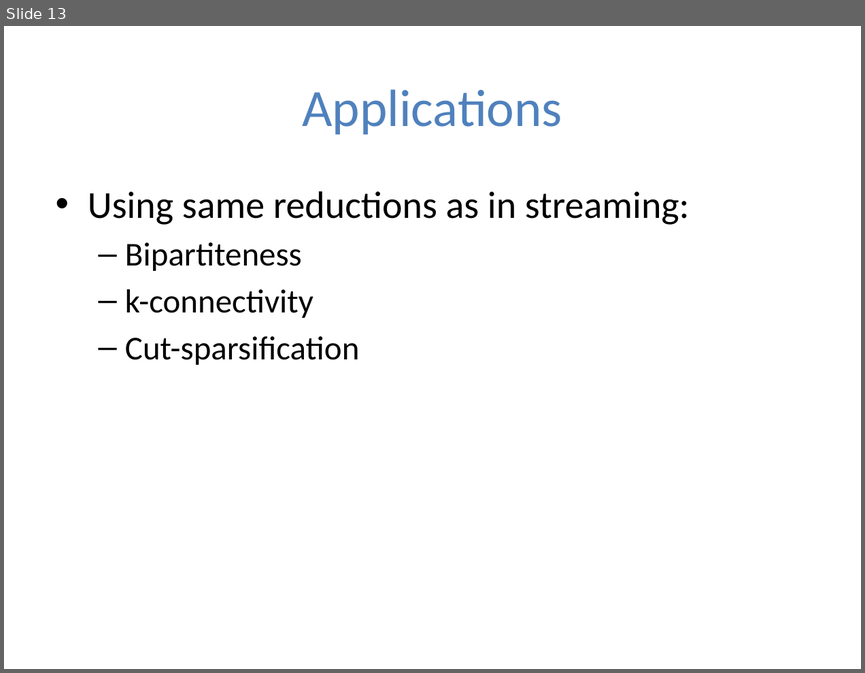
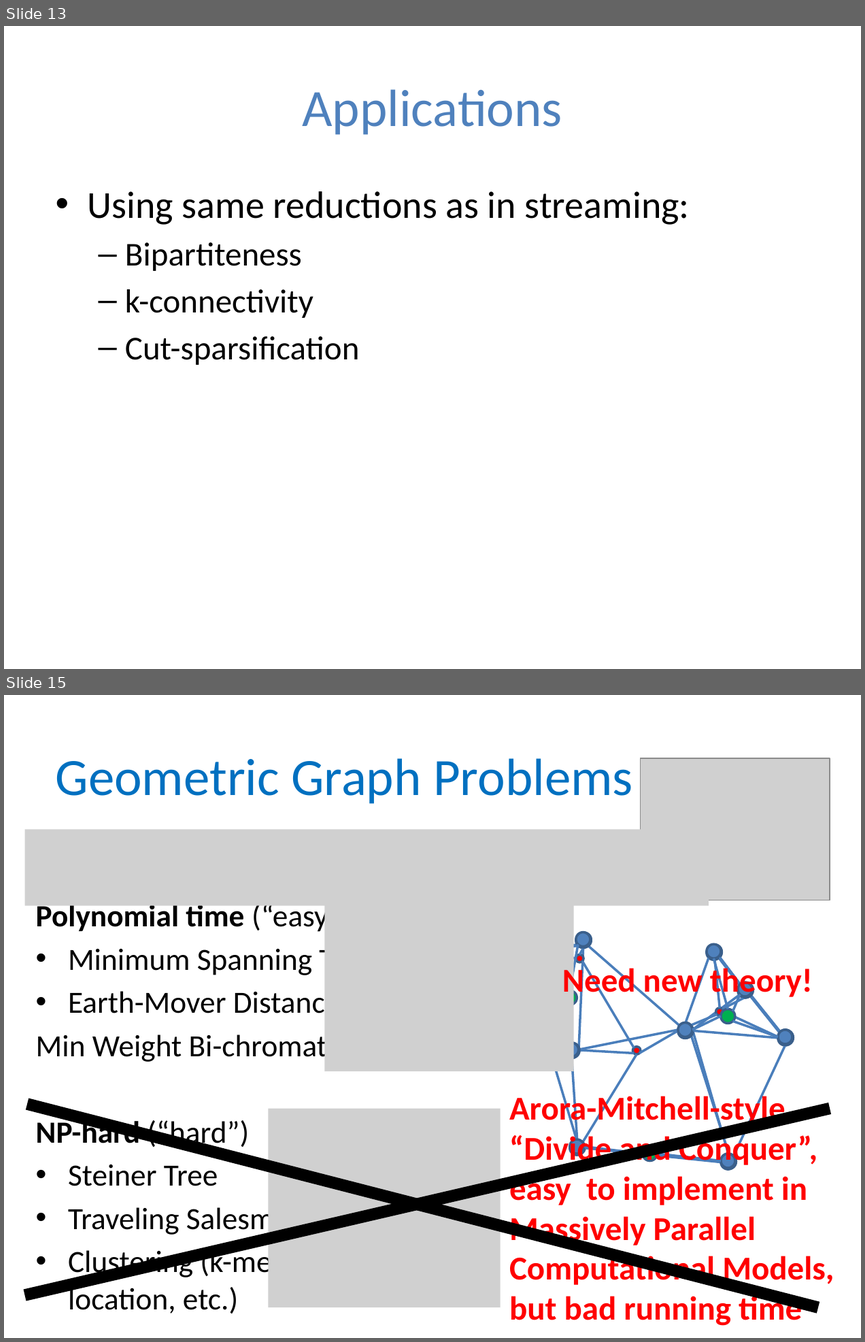
Before and after one commit to gyaroslavtsev/gyaroslavtsev.github.io, a slide deck: big-data/lecture10.pptx. Shown one above the other, each under a label of ours: slide 13 before the commit, slides 13 and 15 after it; the slides between them are not shown. The pictures are 865x673 and 865x1342 pixels, drawn with LibreOffice and Linux fonts; fonts in the diff are those of the drawing; grey boxes stand for pictures. Boxes give left, top, right and bottom in pixels: in the first picture for what was removed or moved away, otherwise in the second. Text is boxed around its words. In the diff, an @@ line names an element or a change of style, - is before the commit and + after.

```diff
--- a/big-data/lecture10.pptx
+++ b/big-data/lecture10.pptx
@@ slide 15 added at [4, 695, 861, 1338], background #FFFFFF @@
@@ title added at [56, 758, 633, 804], 44 pt, text #0070C0 @@
+Geometric Graph Problems
@@ picture added at [640, 758, 830, 900] @@
@@ picture added at [24, 830, 708, 906] @@
@@ picture added at [324, 872, 574, 1071] @@
@@ text added at [36, 901, 373, 1313], 25.9 pt, text #000000 @@
+Polynomial time (“easy”)
+• Minimum Spanning Tree
+• Earth-Mover Distance =
+Min Weight Bi-chromatic Matching
+NP-hard (“hard”)
+• Steiner Tree
+• Traveling Salesman
+• Clustering (k-medians, facility location, etc.)
@@ text added at [562, 964, 813, 1000], 28 pt, text #FF0000, bold @@
+Need new theory!
@@ ellipse added at [679, 1022, 693, 1037], fill #4F81BD, outline #3A5F8C 2 pt @@
@@ group added at [568, 947, 779, 1153]: 11 lines, 3 ellipses @@
@@ group added at [568, 945, 781, 1153]: 8 lines @@
@@ ellipse added at [778, 1029, 792, 1044], fill #4F81BD, outline #3A5F8C 2 pt @@
@@ group added at [555, 933, 792, 1170]: 8 ellipses, 8 lines @@
@@ text added at [509, 1092, 834, 1327], 28 pt, text #FF0000, bold @@
+Arora-Mitchell-style “Divide and Conquer”, easy to implement in Massively Parallel Computational Models, but bad running time
@@ line added from (24, 1295) to (830, 1108), #000000 10 pt @@
@@ line added from (27, 1104) to (818, 1307), #000000 10 pt @@
@@ picture added at [268, 1108, 500, 1307] @@
@@ group added at [564, 932, 792, 1168]: 8 ellipses @@
@@ group added at [565, 933, 793, 1169]: 8 ellipses @@
@@ group added at [568, 945, 779, 1161]: 4 lines @@
@@ group added at [563, 945, 778, 1161]: 7 lines, 3 ellipses @@
@@ ellipse added at [721, 1153, 736, 1168], fill #4F81BD, outline #3A5F8C 2 pt @@
@@ group added at [565, 932, 793, 1168]: 6 ellipses @@
```
Also in this commit, not shown: 16 other slides added, 3 other files.
